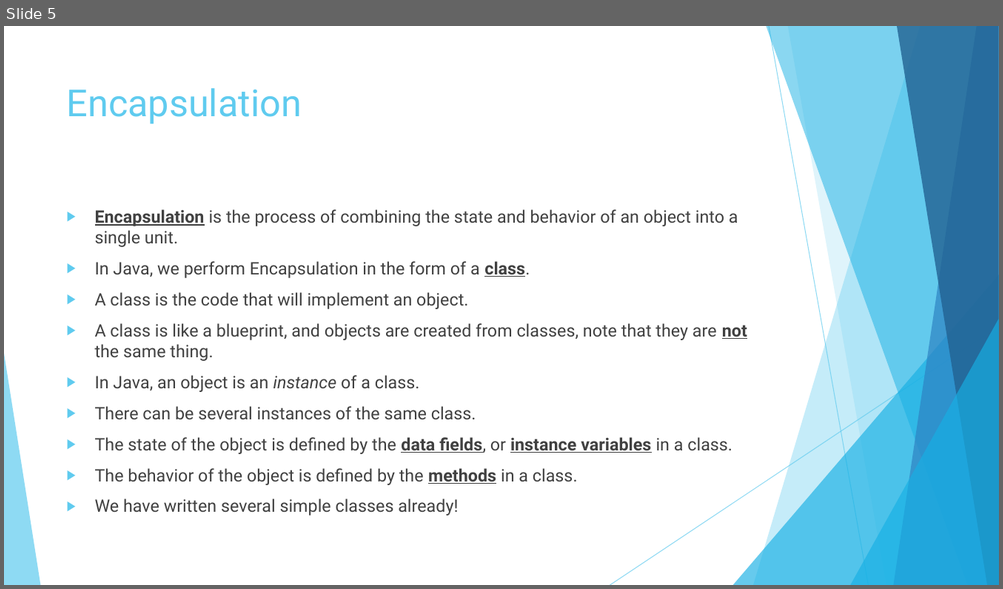
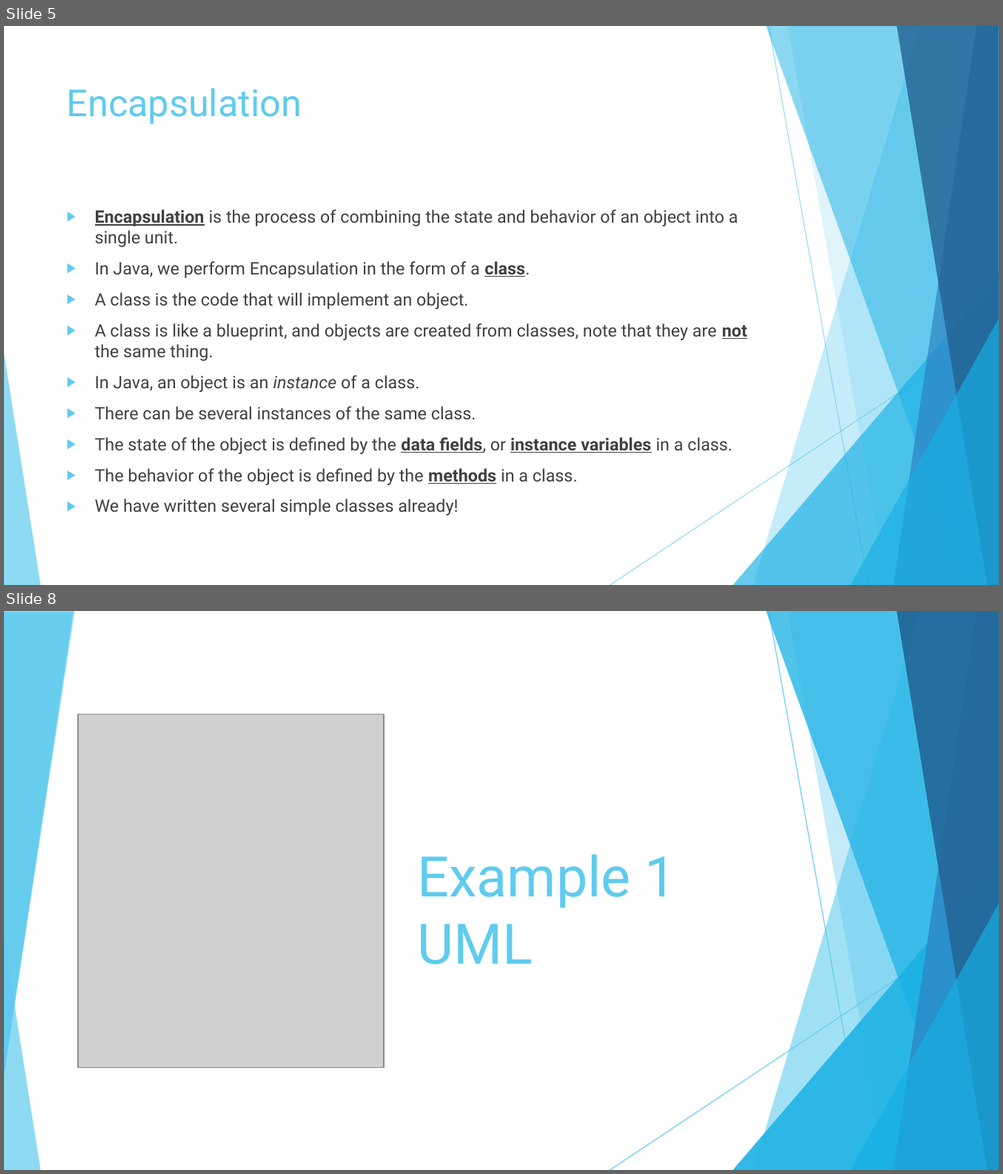
Before and after one commit to JoseRivas1998/Java-Game-Development-For-Absolute-Beginners, a slide deck: Slides/Lesson1.4.pptx. Shown one above the other, each under a label of ours: slide 5 before the commit, slides 5 and 8 after it; the slides between them are not shown. The pictures are 1003x589 and 1003x1174 pixels, drawn with LibreOffice and Linux fonts; fonts in the diff are those of the drawing; grey boxes stand for pictures. Boxes give left, top, right and bottom in pixels: in the first picture for what was removed or moved away, otherwise in the second. Text is boxed around its words. In the diff, an @@ line names an element or a change of style, - is before the commit and + after.

```diff
--- a/Slides/Lesson1.4.pptx
+++ b/Slides/Lesson1.4.pptx
@@ slide 8 added at <box>4,611,999,1170</box>, background #FFFFFF; not listed: 10 template elements that a slide beside it also shows @@
@@ triangle added at <box>4,612,73,1074</box>, fill #5FCBEF at 85% opacity @@
@@ picture added at <box>78,714,384,1068</box> @@
@@ title added at <box>417,854,676,965</box>, 54 pt, text #5FCBEF @@
+Example 1 UML
@@ group added at <box>4,611,999,1170</box>: 6 freeform shapes, 2 lines, 2 triangles @@
```
Also in this commit, not shown: 2 slides changed, 3 other slides added, 12 other files.
